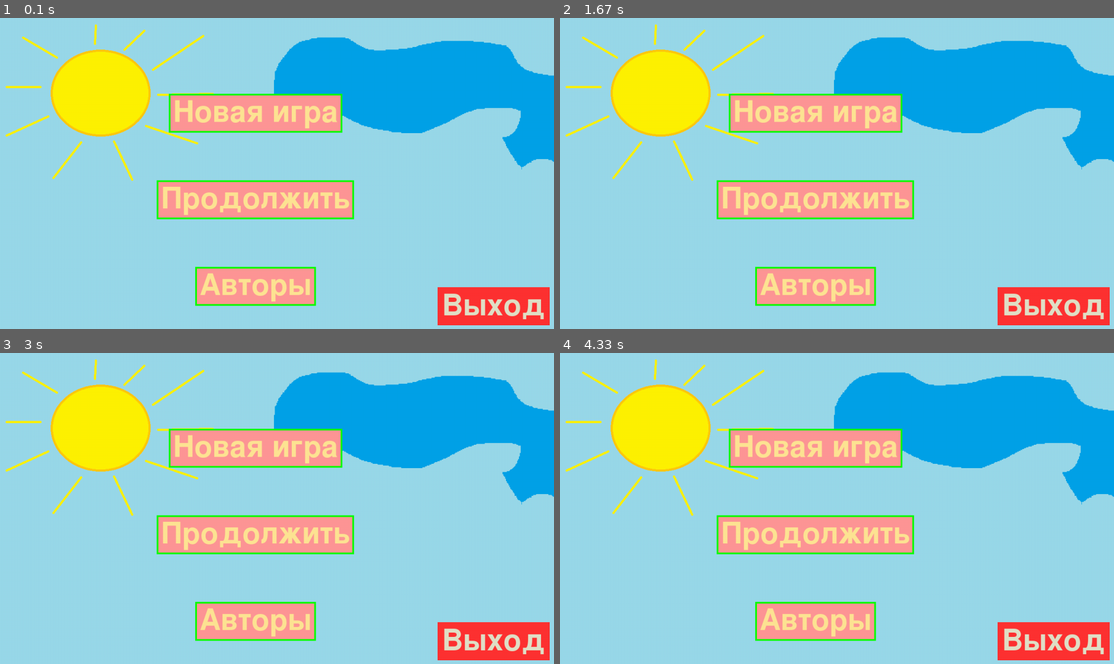
Above: before the commit, frames 1-4 (two rows, left to right).
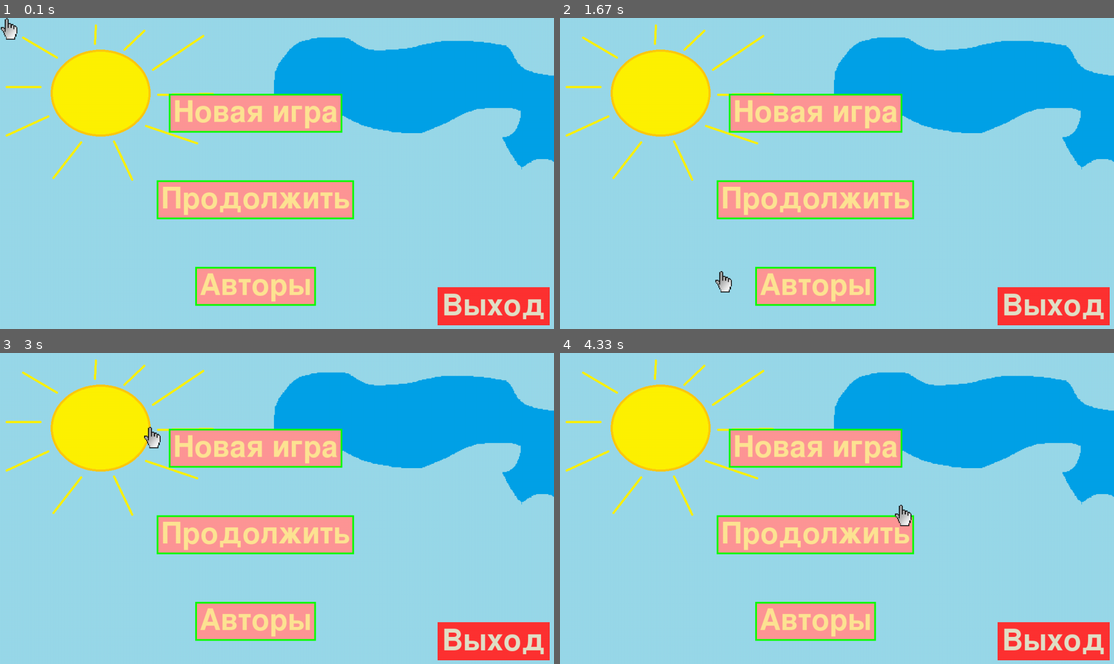
Above: after the commit, the same moments.

Repository: realReloadTime/GoodAppsProduction
Game: pygame game, started from start.py
The game is run twice, just before and just after one commit, with the same random seed, the same clock (stepped at 60 frames per second) and the same inputs.
Inputs (mouse positions are in pixels of both pictures, inside the frame that each line leads up to):
- Up to frame 1 (0.1 s): no input
- Up to frame 2 (1.67 s): press the mouse at (814, 198) at 0.37 s; move the mouse to (814, 142) at 0.47 s; release the mouse at (814, 89) at 0.6 s; press the mouse at (814, 111) at 0.7 s; move the mouse to (726, 189) at 0.8 s; release the mouse at (643, 263) at 0.93 s; press the mouse at (814, 285) at 1.03 s; move the mouse to (870, 207) at 1.13 s; release the mouse at (925, 129) at 1.27 s; press the mouse at (814, 111) at 1.37 s; move the mouse to (764, 192) at 1.47 s; release the mouse at (715, 269) at 1.6 s
- Up to frame 3 (3 s): press the mouse at (254, 446) at 1.7 s; move the mouse to (210, 430) at 1.8 s; release the mouse at (171, 415) at 1.93 s; press the mouse at (254, 446) at 2.03 s; move the mouse to (365, 489) at 2.13 s; release the mouse at (476, 530) at 2.27 s; press the mouse at (254, 533) at 2.37 s; move the mouse to (332, 508) at 2.47 s; release the mouse at (415, 480) at 2.6 s; press the mouse at (254, 533) at 2.7 s; move the mouse to (199, 480) at 2.8 s; release the mouse at (144, 427) at 2.93 s
- Up to frame 4 (4.33 s): press the mouse at (814, 446) at 3.03 s; move the mouse to (925, 446) at 3.13 s; release the mouse at (1030, 446) at 3.27 s; press the mouse at (814, 533) at 3.37 s; move the mouse to (837, 564) at 3.47 s; release the mouse at (859, 592) at 3.6 s; press the mouse at (814, 533) at 3.7 s; move the mouse to (798, 567) at 3.8 s; release the mouse at (776, 601) at 3.93 s; press the mouse at (814, 446) at 4.03 s; move the mouse to (853, 477) at 4.13 s; release the mouse at (892, 505) at 4.27 s

The runs differ from the first frame. In frame 1, 0.1% of the frame differs, in the area x 0-4%, y 0-8%; in frame 2, 0.1%; in frame 3, 0.1%; in frame 4, 0.1%.

Commit message:
добавлен курсор

Diff:
--- a/start.py
+++ b/start.py
@@ -5,6 +5,8 @@
 
 import pygame
 from win32api import GetSystemMetrics
+import os
+import sys
 
 
 class SellAndGive:
@@ -33,10 +35,15 @@
 
     def app_running(self):  # старт и работа приложения
         pygame.init()
+        mouse_coords = (0, 0)
 
         pygame.display.set_caption('Продай и отдай')
+        pygame.mouse.set_visible(False)
         clock = pygame.time.Clock()
         running = True
+
+        cursor = load_image('translucent_pixel.png', -1)
+        cursor = pygame.transform.scale(cursor, (40, 50))
 
         while running:
             self.screen.fill((31, 204, 255))  # голубой цвет(заглушка для фона)
@@ -48,6 +55,7 @@
                     running = False
 
                 if event.type == pygame.MOUSEMOTION:
+                    mouse_coords = event.pos
 
                     # ограничитель, исключает коллапс с другими экранами
                     if self.selected_screen == self.all_screens[0]:
@@ -83,6 +91,7 @@
             if self.selected_screen == 'Site':
                 pass
 
+            self.screen.blit(cursor, mouse_coords)
             pygame.display.flip()
             clock.tick(100)
 
@@ -153,5 +162,24 @@
         self.rect.left, self.rect.top = location
 
 
+def load_image(name, colorkey=None):
+    fullname = os.path.join('data', name)
+    # если файл не существует, то выходим
+    if not os.path.isfile(fullname):
+        print(f"Файл с изображением '{fullname}' не найден")
+        sys.exit()
+    image = pygame.image.load(fullname)
+
+    if colorkey is not None:
+        image = image.convert()
+        if colorkey == -1:
+            colorkey = image.get_at((0, 0))
+        image.set_colorkey(colorkey)
+    else:
+        image = image.convert_alpha()
+
+    return image
+
+
 if __name__ == '__main__':
     app = SellAndGive()
Binary file added: data/translucent_pixel.png
